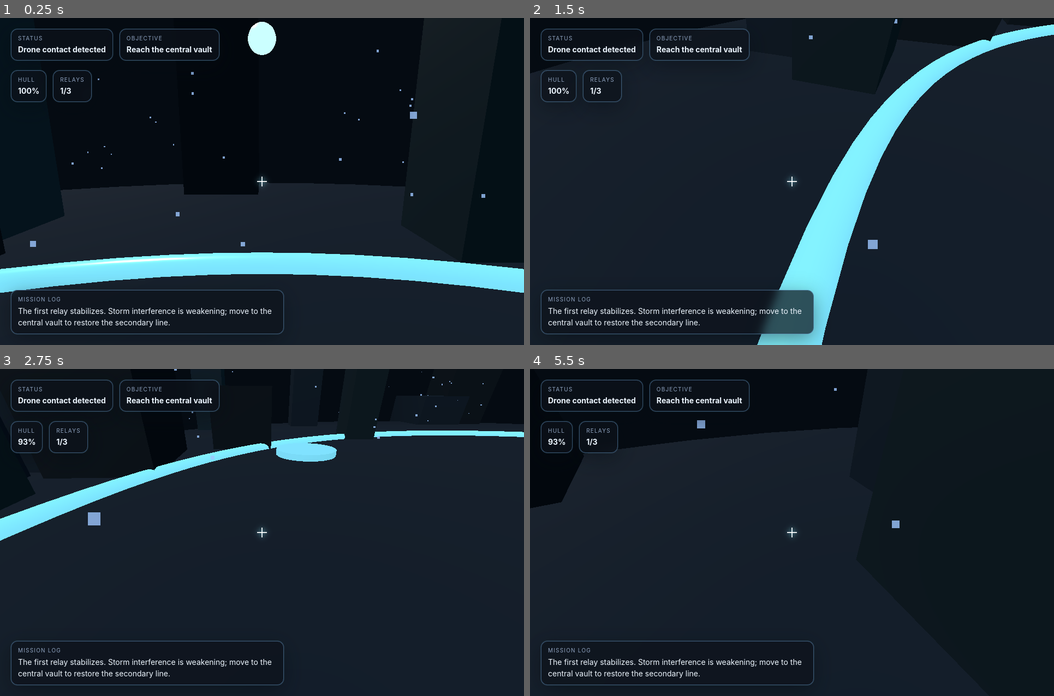
Above: before the commit, frames 1-4 (two rows, left to right).
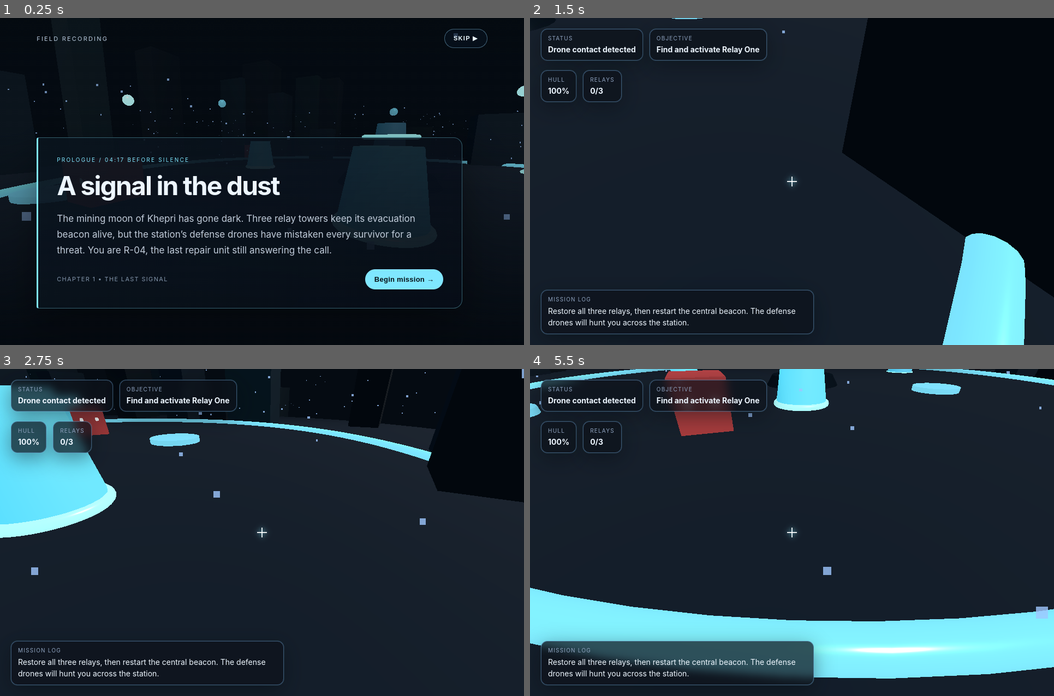
Above: after the commit, the same moments.

Repository: DeveloperEbimot/PlayGround
Game: browser game, page index.html
Two runs of this game, one before a commit and one after it. Both use one fixed random seed, a clock stepped at 60 frames per second and the inputs below.
Inputs (mouse positions are in pixels of both pictures, inside the frame that each line leads up to):
- Up to frame 1 (0.25 s): no input
- Up to frame 2 (1.5 s): click (996, 37) at 0.27 s, where only the run after the commit has a clickable "SKIP ▶"; hold D from 1.03 s (still down); click (792, 214) at 1.07 s; tap Space at 1.1 s
- Up to frame 3 (2.75 s): release D at 1.53 s; hold S 1.58-1.85 s; tap Space at 1.6, 2.1, 2.6 s; click (157, 499) at 1.67 s; hold A 1.9-2.47 s; click (366, 483) at 2.27 s; tap E at 2.52 s; hold W from 2.52 s (still down)
- Up to frame 4 (5.5 s): release W at 2.82 s; click (870, 597) at 2.87 s; hold D 2.87-3.53 s; tap Space every 0.5 s from 3.1 to 5.1 s; click (661, 614) at 3.47 s; tap F at 3.52 s; hold W 3.58-3.82 s; hold A 3.87-4.3 s; click (792, 467) at 4.07 s; hold S 4.35-4.68 s; tap Left at 4.52 s; click (949, 548) at 4.67 s; hold D 4.73-5.23 s; click (634, 532) at 5.27 s; hold S from 5.28 s (still down)

The runs differ from the first frame. In frame 1, 21% of the frame differs, in the area x 0-100%, y 1-100%; in frame 2, 32%, in the area x 0-100%, y 0-100%; in frame 3, 16%; in frame 4, 26%.

Commit message:
Save source and v2 conversation for issue #1
Run: 41857332323
Generation: 41857332323-1793806632687

Diff:
--- a/game.js
+++ b/game.js
@@ -9,7 +9,14 @@
   overlay: document.getElementById('message-overlay'),
   overlayTitle: document.getElementById('overlay-title'),
   overlayCopy: document.getElementById('overlay-copy'),
-  restart: document.getElementById('restart-btn')
+  restart: document.getElementById('restart-btn'),
+  cutscene: document.getElementById('cutscene-overlay'),
+  cutsceneKicker: document.getElementById('cutscene-kicker'),
+  cutsceneTitle: document.getElementById('cutscene-title'),
+  cutsceneCopy: document.getElementById('cutscene-copy'),
+  cutsceneProgress: document.getElementById('cutscene-progress'),
+  cutsceneContinue: document.getElementById('continue-cutscene'),
+  cutsceneSkip: document.getElementById('skip-cutscene')
 };
 
 const scene = new THREE.Scene();
@@ -99,8 +106,14 @@
   relays: [],
   checkpoints: [],
   sparkies: [],
-  particles: []
+  particles: [],
+  cutsceneActive: false,
+  cutsceneQueue: [],
+  cutsceneDone: null,
+  core: null
 };
+
+const touch = { moveX: 0, moveY: 0, movePointer: null, lookPointer: null, lookX: 0, lookY: 0 };
 
 const keys = {
   forward: false,
@@ -112,7 +125,7 @@
 };
 
 const player = {
-  yaw: 0,
+  yaw: 0.5,
   pitch: -0.18,
   position: new THREE.Vector3(0, 1.8, 14),
   velocity: new THREE.Vector3(),
@@ -263,6 +276,36 @@
   return { group, active: true, radius: 2.2, position: position.clone() };
 }
 
+function makeCore(position) {
+  const group = new THREE.Group();
+  const base = new THREE.Mesh(
+    new THREE.CylinderGeometry(2.1, 2.5, 0.6, 24),
+    new THREE.MeshStandardMaterial({ color: 0x26394a, metalness: 0.8, roughness: 0.3 })
+  );
+  const column = new THREE.Mesh(
+    new THREE.CylinderGeometry(0.65, 0.9, 2.8, 16),
+    new THREE.MeshStandardMaterial({
+      color: 0x83a4b8,
+      emissive: 0x16465b,
+      emissiveIntensity: 0.8,
+      metalness: 0.8,
+      roughness: 0.24
+    })
+  );
+  const halo = new THREE.Mesh(
+    new THREE.TorusGeometry(1.25, 0.12, 12, 40),
+    new THREE.MeshStandardMaterial({ color: 0x7fe7ff, emissive: 0x7fe7ff, emissiveIntensity: 1.4 })
+  );
+  base.position.y = 0.3;
+  column.position.y = 1.8;
+  halo.position.y = 2.5;
+  halo.rotation.x = Math.PI / 2;
+  group.add(base, column, halo);
+  group.position.copy(position);
+  world.add(group);
+  return { group, position: position.clone() };
+}
+
 function makeEnemy(position, color = 0xff5d5d) {
   const group = new THREE.Group();
   const body = new THREE.Mesh(
@@ -353,12 +396,13 @@
   const relayLocations = [
     new THREE.Vector3(-10, 0, -4),
     new THREE.Vector3(10, 0, -10),
-    new THREE.Vector3(0, 0, 12)
+    new THREE.Vector3(0, 0, 7)
   ];
 
   relayLocations.forEach((pos) => {
     game.relays.push(makeRelay(pos));
   });
+  game.core = makeCore(new THREE.Vector3(0, 0, 0));
 
   const checkpointLocations = [
     new THREE.Vector3(-12, 0, 10),
@@ -408,6 +452,40 @@
   hud.overlay.classList.add('hidden');
 }
 
+function renderCutscene() {
+  const sceneData = game.cutsceneQueue[0];
+  if (!sceneData) {
+    game.cutsceneActive = false;
+    document.body.classList.remove('cutscene-playing');
+    hud.cutscene.classList.add('hidden');
+    const done = game.cutsceneDone;
+    game.cutsceneDone = null;
+    if (done) done();
+    return;
+  }
+  hud.cutsceneKicker.textContent = sceneData.kicker;
+  hud.cutsceneTitle.textContent = sceneData.title;
+  hud.cutsceneCopy.textContent = sceneData.copy;
+  hud.cutsceneProgress.textContent = sceneData.progress || 'IRON RECLAIMER  •  FIELD RECORDING';
+  hud.cutsceneContinue.textContent = sceneData.button || 'Continue →';
+  game.cutsceneActive = true;
+  document.body.classList.add('cutscene-playing');
+  hud.cutscene.classList.remove('hidden');
+}
+
+function playCutscene(sceneData, done) {
+  game.cutsceneQueue = Array.isArray(sceneData) ? [...sceneData] : [sceneData];
+  game.cutsceneDone = done || null;
+  renderCutscene();
+}
+
+function advanceCutscene(skip = false) {
+  if (!game.cutsceneActive) return;
+  if (skip) game.cutsceneQueue = [];
+  else game.cutsceneQueue.shift();
+  renderCutscene();
+}
+
 function setObjective(text, idx) {
   game.currentObjective = text;
   game.objectiveIndex = idx;
@@ -415,10 +493,20 @@
 }
 
 function beginMission() {
-  sound.init();
-  sound.pulse();
-  updateStory('The wrecked relay station hums beneath the dust storm. Wake up and restore the three power relays before the last drone pack reaches the core.');
-  setObjective('Find the first relay', 0);
+  updateStory('A faint distress beacon repeats beneath the storm.');
+  setObjective('Listen to the field recording', 0);
+  playCutscene({
+    kicker: 'PROLOGUE  /  04:17 BEFORE SILENCE',
+    title: 'A signal in the dust',
+    copy: 'The mining moon of Khepri has gone dark. Three relay towers keep its evacuation beacon alive, but the station’s defense drones have mistaken every survivor for a threat. You are R-04, the last repair unit still answering the call.',
+    progress: 'CHAPTER 1  •  THE LAST SIGNAL',
+    button: 'Begin mission →'
+  }, () => {
+    sound.init();
+    sound.pulse();
+    updateStory('Restore all three relays, then restart the central beacon. The defense drones will hunt you across the station.');
+    setObjective('Find and activate Relay One', 0);
+  });
 }
 
 function getPointerDirection() {
@@ -431,6 +519,7 @@
 }
 
 function fireWeapon() {
+  if (game.cutsceneActive || game.health <= 0 || game.victory) return;
   const now = performance.now();
   if (now - game.lastShotAt < 180) {
     return;
@@ -503,13 +592,7 @@
 
 function activateRelay(index) {
   const relay = game.relays[index];
-  if (!relay || !relay.active) {
-    return;
-  }
-  const dist = relay.position.distanceTo(player.position);
-  if (dist > 4) {
-    return;
-  }
+  if (index !== game.relayCount || !relay || !relay.active || relay.position.distanceTo(player.position) > 4.5) return;
 
   relay.active = false;
   relay.group.visible = false;
@@ -518,17 +601,67 @@
   createParticles(relay.position.clone(), 0x7fe7ff);
 
   if (game.relayCount === 1) {
-    setObjective('Reach the central vault', 1);
-    updateStory('The first relay stabilizes. Storm interference is weakening; move to the central vault to restore the secondary line.');
+    setObjective('Reach and activate Relay Two', 1);
+    updateStory('Relay One is stable. A fragment of the evacuation beacon comes through: the survivors are sheltering in the old transit vault.');
+    playCutscene({
+      kicker: 'CHAPTER 1  /  RELAY ONE ONLINE',
+      title: 'Voices on the carrier wave',
+      copy: '“R-04, if you can hear us, the vault doors are holding.” The message is weak but real. The first relay locks into place, and the beacon points deeper into the crater.',
+      progress: 'FIELD RECORDING  01 / 03'
+    });
   } else if (game.relayCount === 2) {
-    setObjective('Reach the final relay', 2);
-    updateStory('Power is returning to the station. One relay remains at the far side of the crater.');
+    setObjective('Reach and activate Relay Three', 2);
+    updateStory('The second relay opens a route through the storm. The station’s old caretaker AI has been steering the drones toward the beacon.');
+    playCutscene({
+      kicker: 'CHAPTER 2  /  RELAY TWO ONLINE',
+      title: 'The station wakes',
+      copy: 'A caretaker’s voice breaks through the static: “I was protecting the colony.” Its corrupted defense network has sealed the core. One relay remains—the last link between the survivors and a safe route home.',
+      progress: 'FIELD RECORDING  02 / 03'
+    });
   } else {
-    setObjective('Return to the core', 3);
-    updateStory('All relays are online. The core can now be restarted. Return to the central platform and finish the restore sequence.');
+    setObjective('Return to the central core and press USE', 3);
+    updateStory('All three relays are aligned. Return to the central core and restart the evacuation beacon.');
+    playCutscene({
+      kicker: 'CHAPTER 3  /  ALL RELAYS ONLINE',
+      title: 'One last command',
+      copy: 'The storm thins. Beyond the sealed doors, hundreds of life-signs answer the beacon. The caretaker releases the core lock: “R-04… finish what I could not.” Return to the central platform and transmit the evacuation code.',
+      progress: 'FINAL OBJECTIVE UNLOCKED',
+      button: 'To the core →'
+    });
+  }
+  updateHud();
+}
+
+function activateCore() {
+  if (game.relayCount < game.relays.length || !game.core) return;
+  if (game.core.position.distanceTo(player.position) > 4.5) return;
+  updateStory('Core access granted. Transmitting evacuation code…');
+  setObjective('Transmit the evacuation code', 4);
+  soundsForRelay();
+  playCutscene({
+    kicker: 'EPILOGUE  /  BEACON RESTORED',
+    title: 'The last light',
+    copy: 'The central beacon ignites. Across Khepri, shelter doors open and the survivors answer one by one. The caretaker’s drones power down as R-04 sends the final shuttle coordinates into the night.',
+    progress: 'MISSION COMPLETE',
+    button: 'Finish →'
+  }, () => {
     game.victory = true;
-    showOverlay('Mission Success', 'The station hums back to life. You restored the core and saved the last autonomous line.');
+    updateStory('The evacuation beacon is live. The survivors are going home.');
+    setObjective('Mission complete', 4);
+    showOverlay('Mission Success', 'You restored the relays, brought the caretaker back from the edge, and guided Khepri’s survivors to safety.');
     sound.success();
+  });
+}
+
+function interact() {
+  if (game.cutsceneActive || game.health <= 0 || game.victory) return;
+  const nextRelay = game.relays[game.relayCount];
+  if (nextRelay && nextRelay.active && nextRelay.position.distanceTo(player.position) <= 4.5) {
+    activateRelay(game.relayCount);
+    return;
+  }
+  if (game.relayCount === game.relays.length && game.core && game.core.position.distanceTo(player.position) <= 4.5) {
+    activateCore();
   }
 }
 
@@ -545,9 +678,6 @@
     }
     relay.group.rotation.y += 0.05;
     relay.group.position.y = Math.sin((performance.now() * 0.002) + i) * 0.3;
-    if (relay.position.distanceTo(player.position) < 3.4) {
-      activateRelay(i);
-    }
   }
 }
 
@@ -606,12 +736,12 @@
 }
 
 function updatePlayer(delta) {
-  if (game.victory) {
+  if (game.victory || game.cutsceneActive) {
     return;
   }
 
-  let moveX = 0;
-  let moveZ = 0;
+  let moveX = touch.moveX;
+  let moveZ = touch.moveY;
 
   if (keys.forward) moveZ -= 1;
   if (keys.backward) moveZ += 1;
@@ -648,14 +778,7 @@
   player.invuln = Math.max(0, player.invuln - delta);
   player.fireCooldown = Math.max(0, player.fireCooldown - delta);
 
-  const look = new THREE.Vector3(
-    Math.sin(player.yaw) * Math.cos(player.pitch),
-    Math.sin(player.pitch),
-    Math.cos(player.yaw) * Math.cos(player.pitch)
-  );
-  camera.position.copy(player.position);
-  camera.position.y += 0.65;
-  camera.lookAt(camera.position.clone().add(look));
+  updateCamera();
 }
 
 function updateCamera() {
@@ -678,45 +801,128 @@
 
 function bindInput() {
   window.addEventListener('keydown', (event) => {
+    if (game.cutsceneActive) {
+      if (event.code === 'Enter' || event.code === 'Space') advanceCutscene();
+      return;
+    }
     if (event.repeat) return;
-    if (event.code === 'KeyE') {
+    if (event.code === 'KeyR') location.reload();
+    if (event.code === 'Space') {
+      keys.fire = true;
       sound.init();
-      sound.pulse();
-    }
-    if (event.code === 'KeyR') {
-      location.reload();
-    }
-    if (event.code === 'Space') {
       fireWeapon();
     }
-    if (event.code === 'KeyW') keys.forward = true;
-    if (event.code === 'KeyS') keys.backward = true;
-    if (event.code === 'KeyA') keys.left = true;
-    if (event.code === 'KeyD') keys.right = true;
+    if (event.code === 'KeyW' || event.code === 'ArrowUp') keys.forward = true;
+    if (event.code === 'KeyS' || event.code === 'ArrowDown') keys.backward = true;
+    if (event.code === 'KeyA' || event.code === 'ArrowLeft') keys.left = true;
+    if (event.code === 'KeyD' || event.code === 'ArrowRight') keys.right = true;
     if (event.code === 'ShiftLeft' || event.code === 'ShiftRight') keys.sprint = true;
-    if (event.code === 'KeyF') {
-      if (game.relays.some((relay) => relay.active && relay.position.distanceTo(player.position) < 3.2)) {
-        const relay = game.relays.find((r) => r.active && r.position.distanceTo(player.position) < 3.2);
-        if (relay) activateRelay(game.relays.indexOf(relay));
-      }
+    if (event.code === 'KeyF' || event.code === 'KeyE') {
+      sound.init();
+      interact();
     }
   });
 
   window.addEventListener('keyup', (event) => {
-    if (event.code === 'KeyW') keys.forward = false;
-    if (event.code === 'KeyS') keys.backward = false;
-    if (event.code === 'KeyA') keys.left = false;
-    if (event.code === 'KeyD') keys.right = false;
+    if (event.code === 'Space') keys.fire = false;
+    if (event.code === 'KeyW' || event.code === 'ArrowUp') keys.forward = false;
+    if (event.code === 'KeyS' || event.code === 'ArrowDown') keys.backward = false;
+    if (event.code === 'KeyA' || event.code === 'ArrowLeft') keys.left = false;
+    if (event.code === 'KeyD' || event.code === 'ArrowRight') keys.right = false;
     if (event.code === 'ShiftLeft' || event.code === 'ShiftRight') keys.sprint = false;
   });
 
-  window.addEventListener('mousedown', () => {
+  window.addEventListener('mousedown', (event) => {
+    if (event.target.closest('#touch-controls')) return;
     sound.init();
     fireWeapon();
   });
-
   window.addEventListener('mousemove', handlePointerMove);
   window.addEventListener('contextmenu', (event) => event.preventDefault());
+
+  const movePad = document.getElementById('move-pad');
+  const moveKnob = document.getElementById('move-knob');
+  const lookPad = document.getElementById('look-pad');
+  const fireButton = document.getElementById('fire-touch');
+  const interactButton = document.getElementById('interact-touch');
+
+  const updateMove = (event) => {
+    const rect = movePad.getBoundingClientRect();
+    const centerX = rect.left + rect.width / 2;
+    const centerY = rect.top + rect.height / 2;
+    const max = rect.width * 0.34;
+    const dx = event.clientX - centerX;
+    const dy = event.clientY - centerY;
+    const length = Math.hypot(dx, dy) || 1;
+    const scale = Math.min(1, max / length);
+    touch.moveX = (dx * scale) / max;
+    touch.moveY = (dy * scale) / max;
+    moveKnob.style.transform = `translate(${dx * scale}px, ${dy * scale}px)`;
+  };
+  const resetMove = (event) => {
+    if (touch.movePointer !== event.pointerId) return;
+    touch.movePointer = null;
+    touch.moveX = 0;
+    touch.moveY = 0;
+    moveKnob.style.transform = '';
+  };
+
+  movePad.addEventListener('pointerdown', (event) => {
+    event.preventDefault();
+    touch.movePointer = event.pointerId;
+    movePad.setPointerCapture(event.pointerId);
+    updateMove(event);
+  });
+  movePad.addEventListener('pointermove', (event) => {
+    if (touch.movePointer === event.pointerId) updateMove(event);
+  });
+  movePad.addEventListener('pointerup', resetMove);
+  movePad.addEventListener('pointercancel', resetMove);
+
+  lookPad.addEventListener('pointerdown', (event) => {
+    event.preventDefault();
+    touch.lookPointer = event.pointerId;
+    touch.lookX = event.clientX;
+    touch.lookY = event.clientY;
+    lookPad.setPointerCapture(event.pointerId);
+    sound.init();
+  });
+  lookPad.addEventListener('pointermove', (event) => {
+    if (touch.lookPointer !== event.pointerId || game.cutsceneActive) return;
+    player.yaw -= (event.clientX - touch.lookX) * 0.006;
+    player.pitch = THREE.MathUtils.clamp(player.pitch - (event.clientY - touch.lookY) * 0.0045, -1.2, 1.2);
+    touch.lookX = event.clientX;
+    touch.lookY = event.clientY;
+  });
+  const stopLook = (event) => {
+    if (touch.lookPointer === event.pointerId) touch.lookPointer = null;
+  };
+  lookPad.addEventListener('pointerup', stopLook);
+  lookPad.addEventListener('pointercancel', stopLook);
+
+  fireButton.addEventListener('pointerdown', (event) => {
+    event.preventDefault();
+    event.stopPropagation();
+    fireButton.setPointerCapture(event.pointerId);
+    sound.init();
+    keys.fire = true;
+    fireWeapon();
+  });
+  const stopFire = (event) => {
+    event.preventDefault();
+    keys.fire = false;
+  };
+  fireButton.addEventListener('pointerup', stopFire);
+  fireButton.addEventListener('pointercancel', stopFire);
+  interactButton.addEventListener('pointerdown', (event) => {
+    event.preventDefault();
+    event.stopPropagation();
+    sound.init();
+    interact();
+  });
+
+  hud.cutsceneContinue.addEventListener('click', () => advanceCutscene());
+  hud.cutsceneSkip.addEventListener('click', () => advanceCutscene(true));
   document.body.addEventListener('click', () => sound.init());
 }
 
@@ -730,8 +936,9 @@
   const delta = Math.min(clock.getDelta(), 0.033);
   game.time += delta;
 
-  if (!game.victory && game.health > 0) {
+  if (!game.victory && !game.cutsceneActive && game.health > 0) {
     updatePlayer(delta);
+    if (keys.fire) fireWeapon();
     updateEnemies(delta);
     updateRelays();
   }
@@ -746,6 +953,7 @@
 
 function initialize() {
   setupLevel();
+  updateCamera();
   beginMission();
   bindInput();
   updateHud();
--- a/index.html
+++ b/index.html
@@ -34,6 +34,24 @@
       </div>
       <div id="crosshair"></div>
     </div>
+    <div id="touch-controls" aria-label="Touch controls">
+      <div id="move-pad" class="touch-pad" aria-label="Move joystick">
+        <div class="pad-ring"></div><div id="move-knob" class="pad-knob"></div>
+        <span class="pad-caption">MOVE</span>
+      </div>
+      <div id="look-pad" aria-label="Drag to look"></div>
+      <button id="fire-touch" class="touch-action" aria-label="Fire">FIRE</button>
+      <button id="interact-touch" class="touch-action interact" aria-label="Activate relay">USE</button>
+    </div>
+    <div id="cutscene-overlay" class="cutscene-overlay hidden">
+      <div class="cutscene-topline"><span>FIELD RECORDING</span><button id="skip-cutscene">SKIP ▶</button></div>
+      <div class="cutscene-card">
+        <div id="cutscene-kicker" class="cutscene-kicker">PROLOGUE</div>
+        <h1 id="cutscene-title">A signal in the dust</h1>
+        <p id="cutscene-copy"></p>
+        <div class="cutscene-footer"><span id="cutscene-progress"></span><button id="continue-cutscene">Continue <span>→</span></button></div>
+      </div>
+    </div>
     <div id="message-overlay" class="hidden">
       <div class="message-card">
         <h1 id="overlay-title">System Reset</h1>
--- a/style.css
+++ b/style.css
@@ -131,6 +131,7 @@
 
 #message-overlay {
   position: fixed;
+  z-index: 10;
   inset: 0;
   display: grid;
   place-items: center;
@@ -180,26 +181,243 @@
   filter: brightness(1.06);
 }
 
-@media (max-width: 700px) {
-  #top-bar,
+#touch-controls {
+  display: none;
+}
+
+body.cutscene-playing #hud,
+body.cutscene-playing #touch-controls {
+  display: none !important;
+}
+
+.cutscene-overlay {
+  position: fixed;
+  z-index: 20;
+  inset: 0;
+  display: flex;
+  flex-direction: column;
+  justify-content: flex-end;
+  padding: clamp(20px, 7vw, 88px);
+  background: linear-gradient(180deg, rgba(2, 7, 13, .2), rgba(2, 7, 13, .18) 35%, rgba(2, 7, 13, .9));
+}
+
+.cutscene-topline {
+  position: absolute;
+  top: max(20px, env(safe-area-inset-top));
+  left: clamp(20px, 7vw, 88px);
+  right: clamp(20px, 7vw, 88px);
+  display: flex;
+  justify-content: space-between;
+  align-items: center;
+  color: #b7c9dc;
+  font-size: 11px;
+  letter-spacing: .2em;
+}
+
+.cutscene-topline button,
+.cutscene-footer button {
+  border: 1px solid rgba(148, 218, 255, .4);
+  border-radius: 999px;
+  padding: 10px 16px;
+  background: rgba(8, 18, 30, .68);
+  color: #eaf8ff;
+  font-size: 11px;
+  letter-spacing: .12em;
+  box-shadow: none;
+  pointer-events: auto;
+}
+
+.cutscene-card {
+  max-width: 780px;
+  padding: clamp(20px, 4vw, 34px);
+  background: linear-gradient(135deg, rgba(10, 20, 30, .92), rgba(7, 13, 23, .82));
+  border: 1px solid rgba(127, 231, 255, .36);
+  border-left: 3px solid var(--cyan);
+  border-radius: 4px 16px 16px 4px;
+  box-shadow: 0 24px 70px rgba(0,0,0,.4);
+}
+
+.cutscene-kicker {
+  color: var(--cyan);
+  font-size: 10px;
+  letter-spacing: .22em;
+  text-transform: uppercase;
+}
+
+.cutscene-card h1 {
+  margin: 12px 0;
+  font-size: clamp(1.7rem, 5vw, 3.2rem);
+  letter-spacing: -.04em;
+}
+
+.cutscene-card p {
+  max-width: 660px;
+  min-height: 3.2em;
+  color: #c1ccda;
+  line-height: 1.7;
+  font-size: clamp(14px, 2vw, 17px);
+}
+
+.cutscene-footer {
+  display: flex;
+  justify-content: space-between;
+  align-items: center;
+  gap: 16px;
+  margin-top: 20px;
+  color: #8193a9;
+  font-size: 11px;
+  letter-spacing: .12em;
+}
+
+.cutscene-footer button {
+  background: var(--cyan);
+  color: #061116;
+  font-size: 13px;
+  letter-spacing: .02em;
+  font-weight: 700;
+}
+
+.cutscene-footer button span {
+  margin-left: 8px;
+}
+
+@media (pointer: coarse), (max-width: 700px) {
+  #top-bar {
+    top: max(10px, env(safe-area-inset-top));
+    left: 10px;
+    right: 10px;
+    gap: 6px;
+  }
+
   #stats {
-    left: 12px;
-    right: 12px;
-  }
-
-  #top-bar,
-  #stats {
-    gap: 8px;
-    flex-wrap: wrap;
+    top: 76px;
+    left: 10px;
+    gap: 6px;
   }
 
   .panel {
-    flex: 1 1 auto;
+    padding: 7px 9px;
+  }
+
+  #status-text, #objective-text, #health-value, #relay-value {
+    font-size: 11px;
+  }
+
+  .label {
+    font-size: 8px;
   }
 
   #story-box {
-    left: 12px;
-    right: 12px;
+    left: 10px;
+    right: 10px;
+    bottom: calc(128px + env(safe-area-inset-bottom));
     max-width: none;
   }
-}
+
+  #story-box p {
+    font-size: 12px;
+    line-height: 1.35;
+  }
+
+  #touch-controls {
+    display: block;
+    position: fixed;
+    z-index: 5;
+    inset: 0;
+    pointer-events: none;
+    touch-action: none;
+  }
+
+  #move-pad {
+    position: absolute;
+    left: max(18px, env(safe-area-inset-left));
+    bottom: max(18px, env(safe-area-inset-bottom));
+    width: 116px;
+    height: 116px;
+    pointer-events: auto;
+    touch-action: none;
+  }
+
+  .pad-ring {
+    position: absolute;
+    inset: 0;
+    border: 1px solid rgba(158, 218, 255, .32);
+    border-radius: 50%;
+    background: rgba(10, 22, 35, .43);
+    box-shadow: inset 0 0 24px rgba(95, 183, 255, .1);
+  }
+
+  .pad-knob {
+    position: absolute;
+    width: 46px;
+    height: 46px;
+    left: 35px;
+    top: 35px;
+    border: 1px solid rgba(178, 236, 255, .75);
+    border-radius: 50%;
+    background: rgba(93, 186, 230, .34);
+    box-shadow: 0 0 18px rgba(95, 203, 255, .22);
+  }
+
+  .pad-caption {
+    position: absolute;
+    left: 0;
+    right: 0;
+    bottom: -17px;
+    text-align: center;
+    color: rgba(206, 227, 247, .7);
+    font-size: 8px;
+    letter-spacing: .18em;
+  }
+
+  #look-pad {
+    position: absolute;
+    top: 110px;
+    right: 0;
+    bottom: 150px;
+    width: 54%;
+    pointer-events: auto;
+    touch-action: none;
+  }
+
+  .touch-action {
+    position: absolute;
+    right: max(22px, env(safe-area-inset-right));
+    bottom: max(28px, env(safe-area-inset-bottom));
+    width: 74px;
+    height: 74px;
+    padding: 0;
+    pointer-events: auto;
+    touch-action: none;
+    border: 1px solid rgba(255, 219, 155, .72);
+    background: rgba(105, 71, 35, .62);
+    color: #fff3d4;
+    font-size: 11px;
+    letter-spacing: .1em;
+    box-shadow: 0 0 26px rgba(255, 179, 80, .16);
+  }
+
+  .touch-action.interact {
+    right: max(108px, calc(env(safe-area-inset-right) + 108px));
+    bottom: max(38px, calc(env(safe-area-inset-bottom) + 38px));
+    width: 56px;
+    height: 56px;
+    border-color: rgba(127, 231, 255, .62);
+    background: rgba(19, 84, 105, .62);
+    color: #e4faff;
+  }
+
+  #crosshair {
+    width: 14px;
+    height: 14px;
+  }
+
+  #crosshair::before { height: 14px; }
+  #crosshair::after { width: 14px; }
+}
+
+@media (max-width: 420px) {
+  .panel.small { min-width: 0; }
+  #story-box { bottom: calc(122px + env(safe-area-inset-bottom)); }
+  #story-text { font-size: 11px; }
+}
Not shown, changed: .omgithub/checkpoint.json
Not shown, changed: .omgithub/conversation.json
Not shown, changed: package.json
Not shown, changed: start.sh
